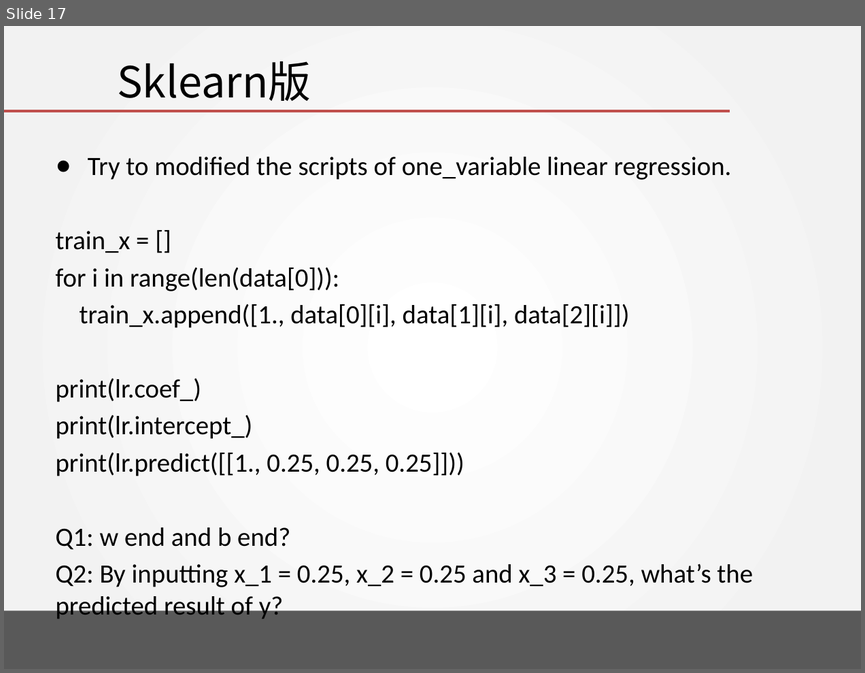
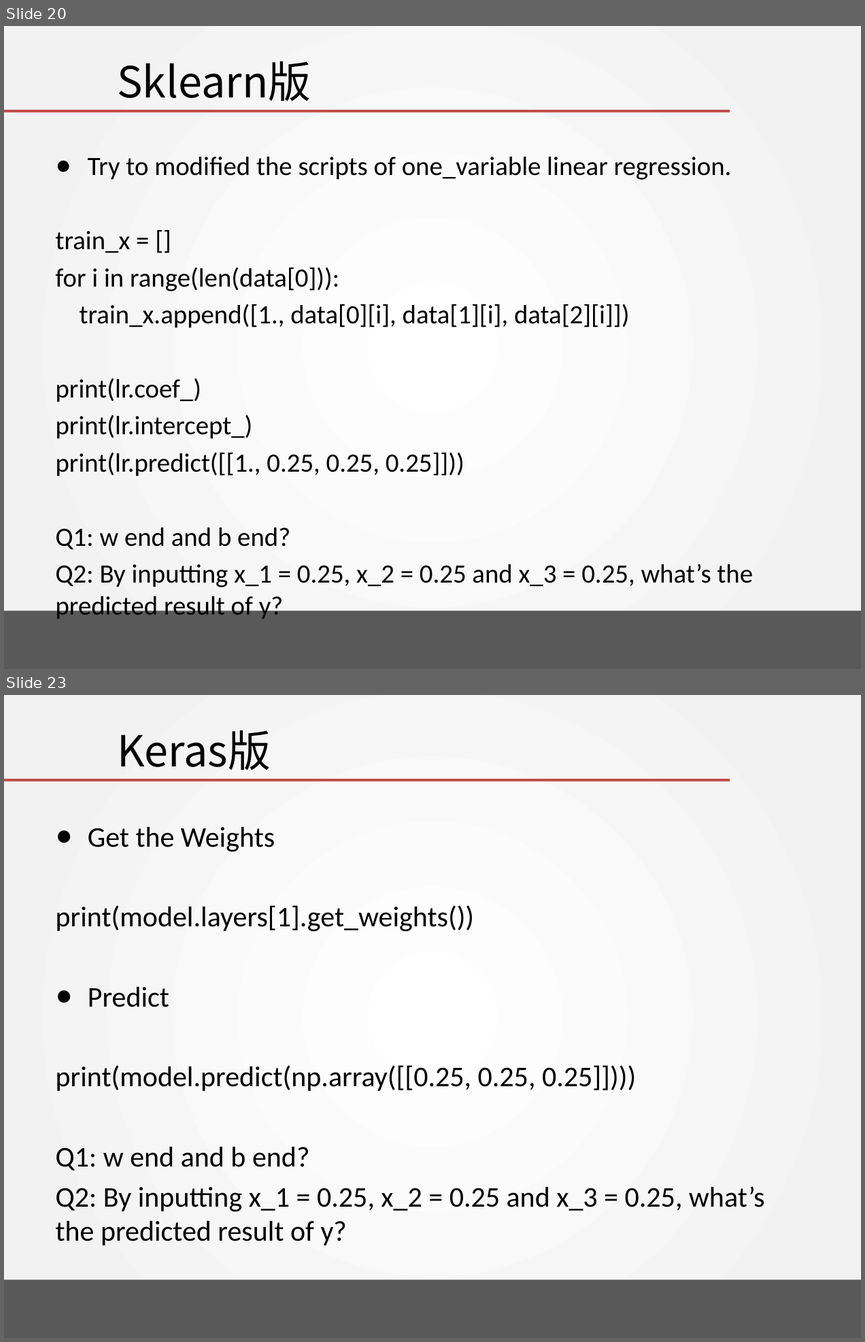
Before and after one commit to DavidPeng11/Artificial_Intelligence_2018, a slide deck: chapter 01 - Linear regression with one variable/Programming Task/LinearRegression.pptx. Shown one above the other, each under a label of ours: slide 17 before the commit, slides 20 and 23 after it; the slides between them are not shown. The pictures are 865x673 and 865x1342 pixels, drawn with LibreOffice and Linux fonts; fonts in the diff are those of the drawing; background and template pictures are left out. Boxes give left, top, right and bottom in pixels: in the first picture for what was removed or moved away, otherwise in the second. Text is boxed around its words. In the diff, an @@ line names an element or a change of style, - is before the commit and + after.

```diff
--- a/chapter 01 - Linear regression with one variable/Programming Task/LinearRegression.pptx
+++ b/chapter 01 - Linear regression with one variable/Programming Task/LinearRegression.pptx
@@ slide 23 added at (4,695,861,1338), background gradient #FFFFFF to #F2F2F2; not listed: 2 template elements that a slide beside it also shows @@
@@ title added at (117,730,271,770), 36 pt, text #000000 @@
+Keras版
@@ text added at (56,826,765,1245), 24 pt, text #000000 @@
+● Get the Weights
+print(model.layers[1].get_weights())
+● Predict
+print(model.predict(np.array([[0.25, 0.25, 0.25]])))
+Q1: w end and b end?
+Q2: By inputting x_1 = 0.25, x_2 = 0.25 and x_3 = 0.25, what’s the predicted result of y?
@@ what was slide 17 is now slide 20 @@
```
Also in this commit, not shown: 5 other slides added.
